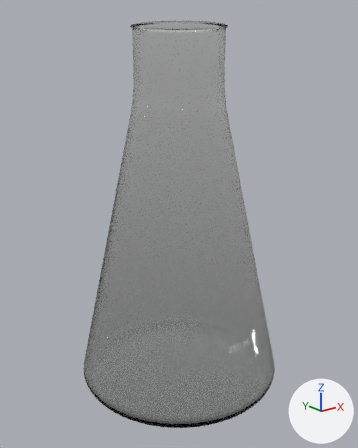
The glTF model public/assets/equipment-3d/v1/erlenmeyer-flask-250ml.glb, before and after one commit.
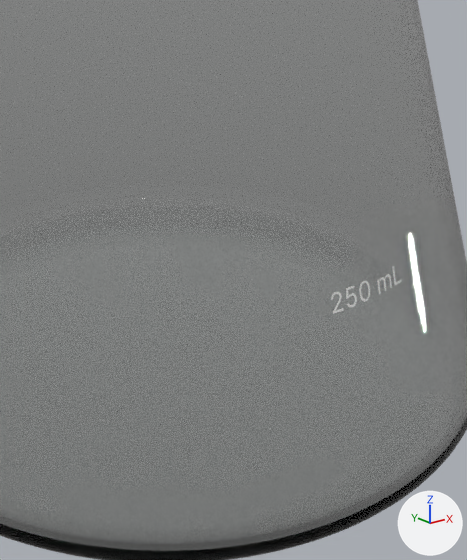
Each version appears first whole from a 50 mm camera at (-0.1212, -0.1515, 0.1296) aimed at (-0.0006, -0.0008, 0.0693), and next in a close-up on the part from 36% to 75% of the width and 58% to 95% of the height. Every picture has the same lights, and +X, +Y and +Z are marked at lower right. The first two pictures are the older version. Where no turn or scale is listed for an object, it has been applied to the vertices. Vertices at exactly the same position are counted once.

The first close-up shows 'Erlenmeyer_glass', 'Erlenmeyer_print'.
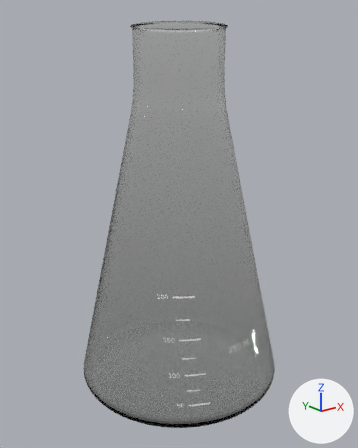
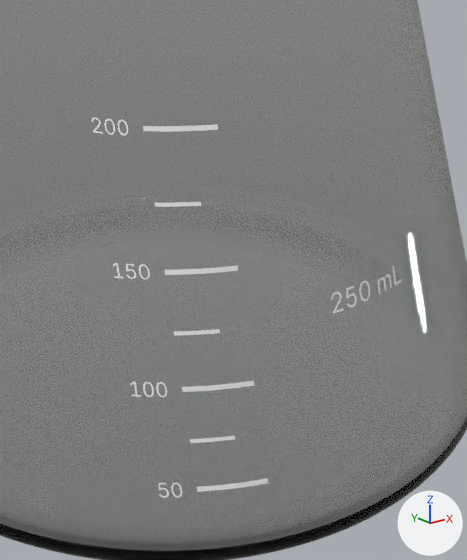
Location of each change, [x1, y1, x2, y2] in pixels of the close-ups (467 x 560 px):
part 1 of me_mesh_1, added
    after: [171, 483, 182, 498]
part 2 of me_mesh_1, added
    after: [159, 483, 169, 498]
part 3 of me_mesh_1, added
    after: [156, 382, 167, 397]
part 4 of me_mesh_1, added
    after: [143, 382, 154, 397]
part 5 of me_mesh_1, added
    after: [139, 264, 150, 280]
part 6 of me_mesh_1, added
    after: [126, 264, 136, 279]
part 7 of me_mesh_1, added
    after: [118, 120, 128, 136]
part 8 of me_mesh_1, added
    after: [104, 119, 115, 135]
part 9 of me_mesh_1, added
    after: [92, 117, 102, 134]
part 10 of me_mesh_1, added
    after: [113, 263, 254, 443]
part 11 of me_mesh_1, added
    after: [197, 478, 268, 492]
part 12 of me_mesh_1, added
    after: [143, 124, 218, 132]
part 13 of me_mesh_1, added
    after: [155, 202, 201, 207]

What changed in the scene script:
```text
Change me_mesh_1:
    remove me_mesh_1.from_pydata(...)  # 1069 vertices, 1073 faces; spans x -0.00543..0.00557, y -0.03715..-0.0363, z 0.02882..0.03118
    add me_mesh_1.from_pydata(...)  # 3703 vertices, 3683 faces; spans x -0.02678..0.00557, y -0.03775..-0.01931, z 0.01147..0.05236
    me_mesh_1 part 1: the loose piece of 288 vertices spanning x -0.00144..0.00016, y -0.03715..-0.03663, z 0.02882..0.03118 is copied, and the copy is multiplied about its middle by the matrix ((0.573, 0.218, -0.035), (-0.421, 0.295, 0.121), (0.0, -0.016, 0.715)), then moved by (-0.02381, 0.00425, -0.01769); it spans x -0.02491..-0.02399, y -0.03306..-0.03222, z 0.01147..0.01315
    me_mesh_1 part 2: the loose piece of 284 vertices spanning x -0.00342..-0.00194, y -0.03706..-0.0365, z 0.02882..0.03115 is copied, and the copy is multiplied about its middle by the matrix ((0.569, 0.193, -0.027), (-0.425, 0.304, 0.121), (-0.002, -0.03, 0.718)), then moved by (-0.02292, 0.00504, -0.01768); it spans x -0.02602..-0.02519, y -0.03218..-0.03127, z 0.01147..0.01313
    me_mesh_1 part 3: the loose piece of 288 vertices spanning x -0.00144..0.00016, y -0.03715..-0.03663, z 0.02882..0.03118 is copied, and the copy is multiplied about its middle by the matrix ((0.555, 0.237, -0.036), (-0.444, 0.313, 0.12), (0.0, -0.019, 0.715)), then moved by (-0.02359, 0.00716, -0.00663); it spans x -0.02467..-0.02378, y -0.03017..-0.02929, z 0.02253..0.0242
    me_mesh_1 part 4: the loose piece of 288 vertices spanning x -0.00144..0.00016, y -0.03715..-0.03663, z 0.02882..0.03118 is copied, and the copy is multiplied about its middle by the matrix ((0.538, 0.259, -0.038), (-0.465, 0.29, 0.128), (0.0, -0.019, 0.715)), then moved by (-0.02469, 0.00809, -0.00663); it spans x -0.02576..-0.0249, y -0.02925..-0.02834, z 0.02253..0.0242
    me_mesh_1 part 5: the loose piece of 288 vertices spanning x -0.00144..0.00016, y -0.03715..-0.03663, z 0.02882..0.03118 is copied, and the copy is multiplied about its middle by the matrix ((0.531, 0.274, -0.04), (-0.473, 0.317, 0.124), (0.0, 0.006, 0.71)), then moved by (-0.02327, 0.01059, 0.00614); it spans x -0.02433..-0.02348, y -0.02676..-0.02584, z 0.03531..0.03698
    me_mesh_1 part 6: the loose piece of 284 vertices spanning x -0.00342..-0.00194, y -0.03706..-0.0365, z 0.02882..0.03115 is copied, and the copy is multiplied about its middle by the matrix ((0.528, 0.266, -0.036), (-0.474, 0.366, 0.116), (0.0, -0.003, 0.712)), then moved by (-0.02228, 0.01148, 0.00615); it spans x -0.02535..-0.02459, y -0.02578..-0.02478, z 0.03531..0.03696
    me_mesh_1 part 7: the loose piece of 288 vertices spanning x -0.00144..0.00016, y -0.03715..-0.03663, z 0.02882..0.03118 is copied, and the copy is multiplied about its middle by the matrix ((0.494, 0.353, -0.051), (-0.512, 0.323, 0.129), (0.0, 0.021, 0.706)), then moved by (-0.02277, 0.01484, 0.02152); it spans x -0.02381..-0.02302, y -0.02254..-0.02156, z 0.05069..0.05236
    me_mesh_1 part 8: the loose piece of 288 vertices spanning x -0.00144..0.00016, y -0.03715..-0.03663, z 0.02882..0.03118 is copied, and the copy is multiplied about its middle by the matrix ((0.47, 0.357, -0.048), (-0.534, 0.298, 0.139), (0.0, 0.021, 0.706)), then moved by (-0.02374, 0.01591, 0.02152); it spans x -0.02476..-0.02401, y -0.02148..-0.02046, z 0.05069..0.05236
    me_mesh_1 part 9: the loose piece of 224 vertices spanning x -0.00543..-0.00398, y -0.03693..-0.0363, z 0.02886..0.03118 is copied, and the copy is multiplied about its middle by the matrix ((0.484, 0.33, -0.038), (-0.52, 0.348, 0.131), (0.005, 0.035, 0.703)), then moved by (-0.02061, 0.01676, 0.02152); it spans x -0.02567..-0.02498, y -0.0205..-0.01931, z 0.0507..0.05236
    me_mesh_1 part 10: 76 vertices added at x -0.02678..-0.01546, y -0.03519..-0.02378, z 0.01744..0.03696
    me_mesh_1 part 11: 14 vertices added at x -0.02264..-0.01559, y -0.03775..-0.03385, z 0.01203..0.01259
    me_mesh_1 part 12: 14 vertices added at x -0.02184..-0.01535, y -0.02834..-0.02354, z 0.05124..0.0518
    me_mesh_1 part 13: 10 vertices added at x -0.02205..-0.01802, y -0.02882..-0.02575, z 0.04321..0.04364
```
